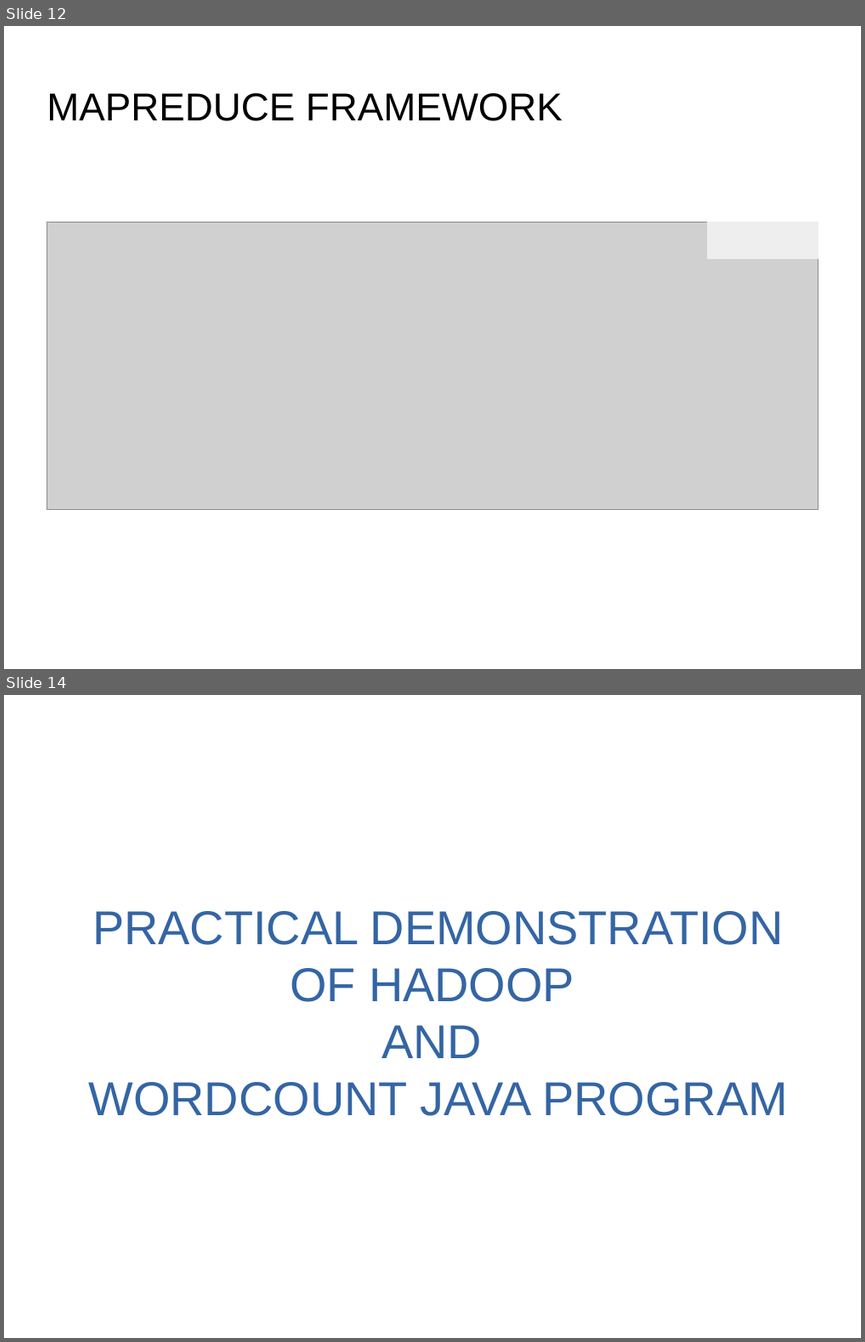
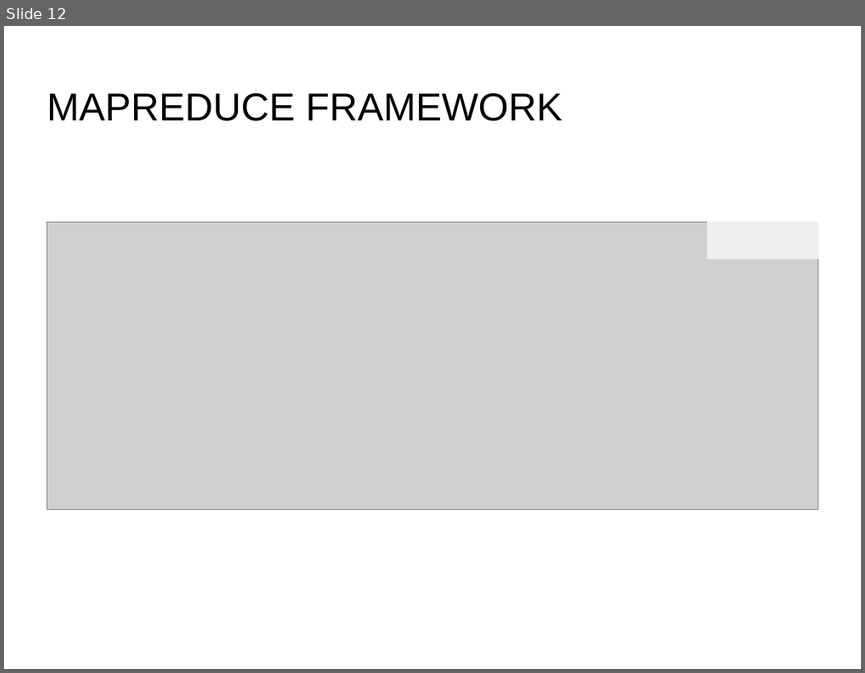
Before and after one commit to G-Sudarshan/Big-Data-and-Hadoop, a slide deck: Big Data & Hadoop by G Sudarshan.pptx. Shown one above the other, each under a label of ours: slides 12 and 14 before the commit, slide 12 after it; the slides between them are not shown. The pictures are 865x1342 and 865x673 pixels, drawn with LibreOffice and Linux fonts; fonts in the diff are those of the drawing; grey boxes stand for pictures; background and template pictures are left out. Boxes give left, top, right and bottom in pixels: in the first picture for what was removed or moved away, otherwise in the second. Text is boxed around its words. In the diff, an @@ line names an element or a change of style, - is before the commit and + after.

```diff
--- a/Big Data & Hadoop by G Sudarshan.pptx
+++ b/Big Data & Hadoop by G Sudarshan.pptx
@@ slide 14 removed at (4, 695, 861, 1338), background picture (left out) @@
@@ text removed at (88, 911, 788, 1116) @@
-PRACTICAL DEMONSTRATION OF HADOOP
-AND
-WORDCOUNT JAVA PROGRAM
```
Also in this commit, not shown: 6 slides changed, 2 other slides removed.
